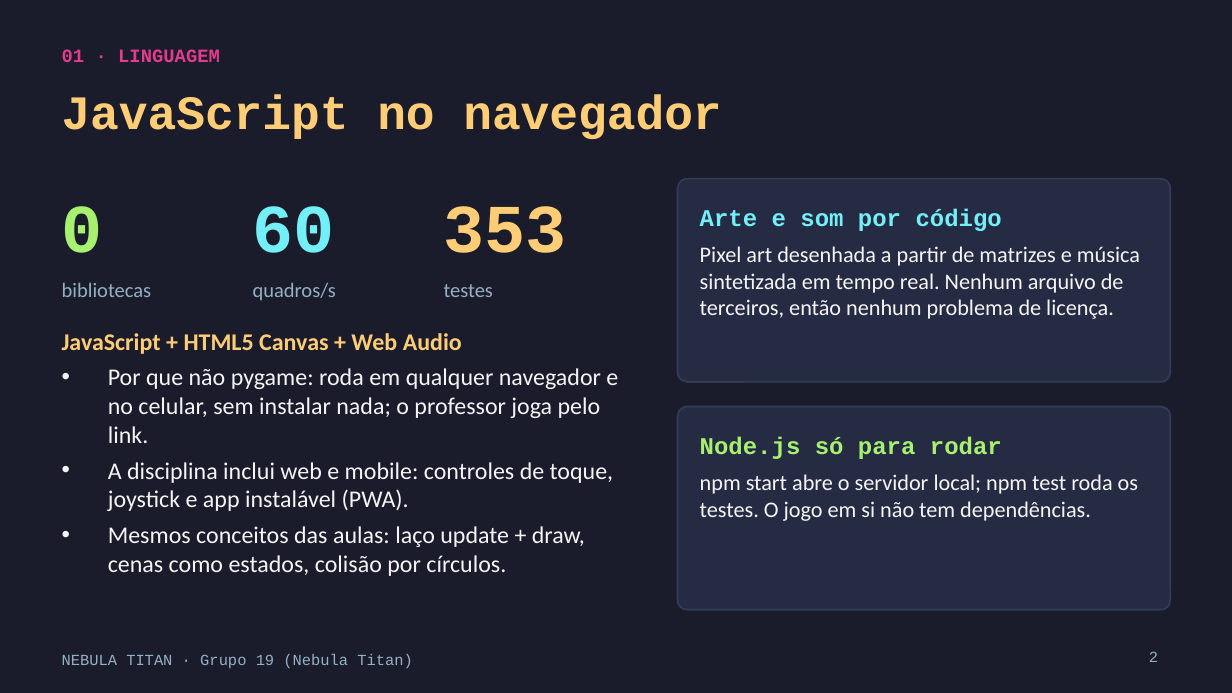
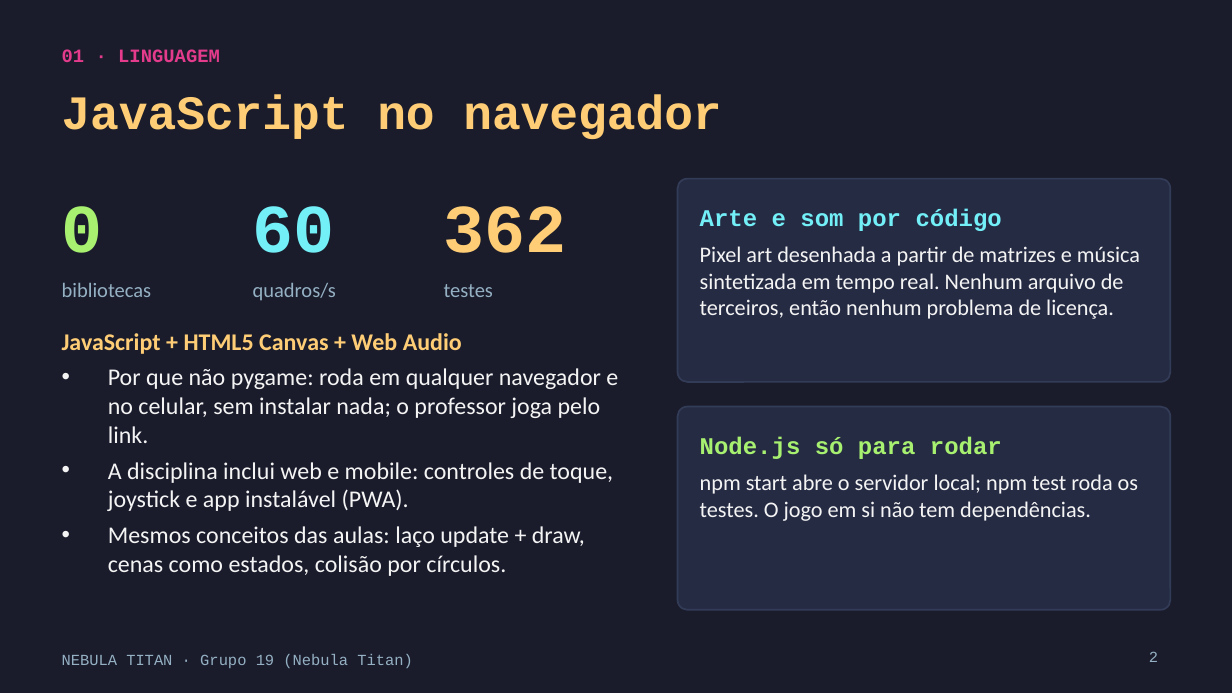
Before and after one commit to n4nd00o/nebula-titan, a slide deck: slide 2 of docs/apresentacao/Nebula-Titan-Apresentacao.pptx. Drawn at 1232x693 pixels with LibreOffice and Linux fonts; fonts in the diff are those of the drawing. Boxes give left, top, right and bottom in pixels: in the first picture for what was removed or moved away, otherwise in the second. Text is boxed around its words. In the diff, an @@ line names an element or a change of style, - is before the commit and + after.

```diff
--- a/docs/apresentacao/Nebula-Titan-Apresentacao.pptx
+++ b/docs/apresentacao/Nebula-Titan-Apresentacao.pptx
@@ text at bbox=[444, 206, 567, 253]: text changed @@
-353
+362
```
Also in this commit, not shown: 31 other files.
